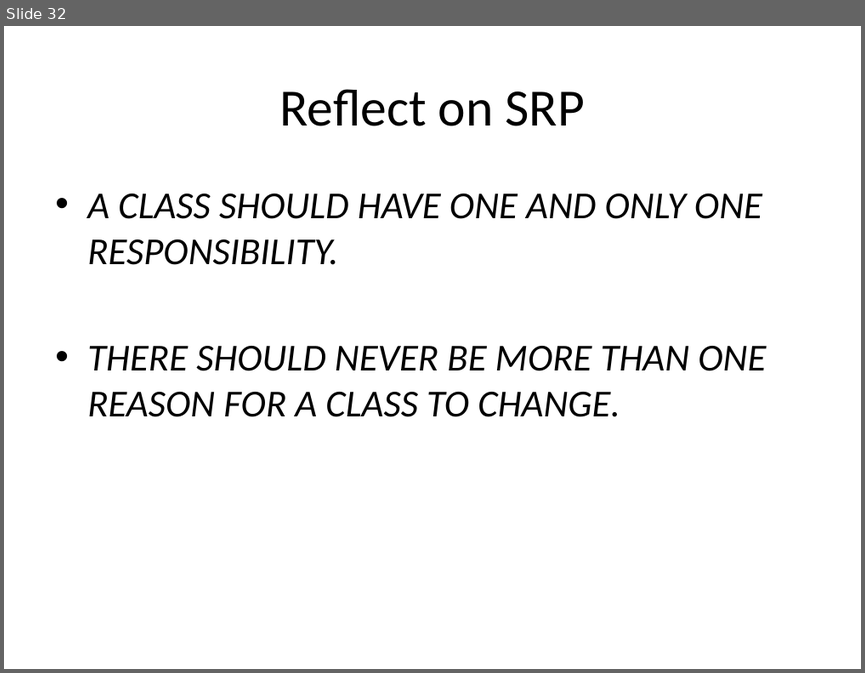
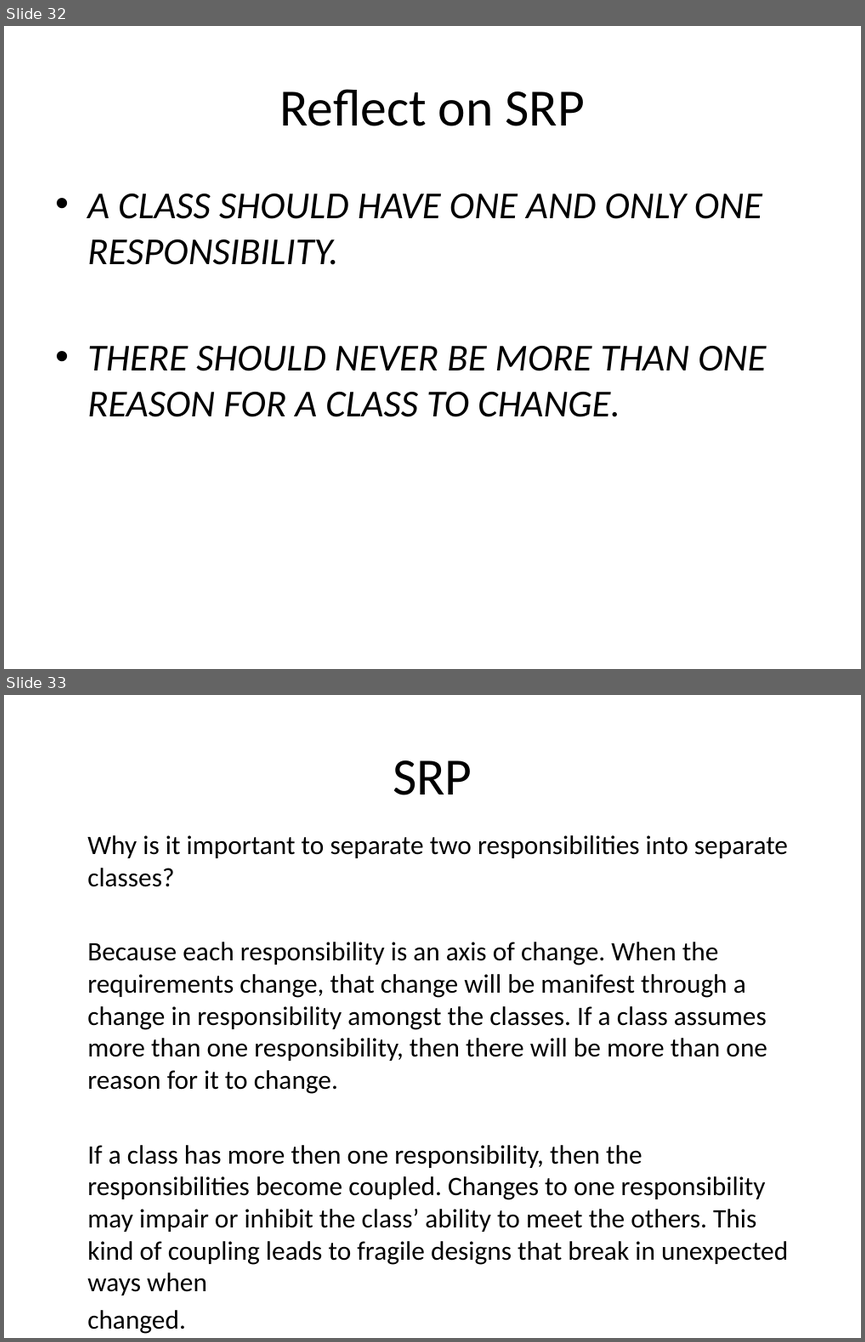
Before and after one commit to sameeri/solid, a slide deck: SOLID Principles of OOD v2.pptx. Shown one above the other, each under a label of ours: slide 32 before the commit, slides 32 and 33 after it. The pictures are 865x673 and 865x1342 pixels, drawn with LibreOffice and Linux fonts; fonts in the diff are those of the drawing. Boxes give left, top, right and bottom in pixels: in the first picture for what was removed or moved away, otherwise in the second. Text is boxed around its words. In the diff, an @@ line names an element or a change of style, - is before the commit and + after.

```diff
--- a/SOLID Principles of OOD v2.pptx
+++ b/SOLID Principles of OOD v2.pptx
@@ slide 33 added at <box>4,695,861,1338</box>, background #FFFFFF @@
@@ title added at <box>392,760,472,795</box>, 44 pt, text #000000 @@
+SRP
@@ text added at <box>87,835,788,1265</box>, 22.4 pt, text #000000 @@
+Why is it important to separate two responsibilities into separate classes?
+Because each responsibility is an axis of change. When the requirements change, that change will be manifest through a change in responsibility amongst the classes. If a class assumes more than one responsibility, then there will be more than one reason for it to change.
+If a class has more then one responsibility, then the responsibilities become coupled. Changes to one responsibility may impair or inhibit the class’ ability to meet the others. This kind of coupling leads to fragile designs that break in unexpected ways when
+changed.
```
Also in this commit, not shown: 1 slide changed, 2 other slides added, 1 slide removed.
